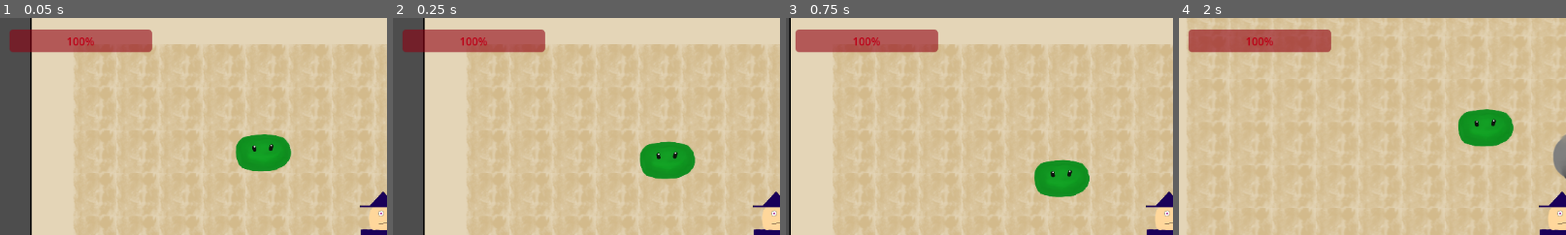
Above: before the commit, frames 1-4 (left to right).
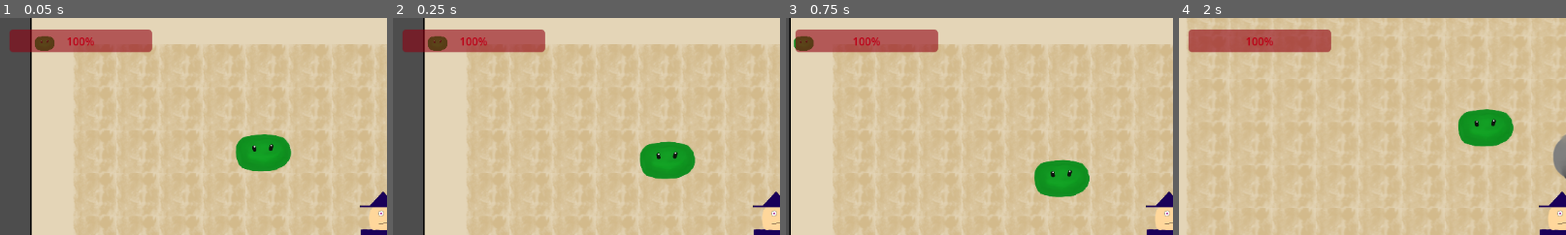
Above: after the commit, the same moments.

Repository: nuaht1/Eksamens-Projekt
Game: Godot game, scene res://node_2d.tscn
The game is run twice, just before and just after one commit, with the same random seed, the same clock (stepped at 60 frames per second) and the same inputs.
Inputs (mouse positions are % of the whole screen's width and height, from its top left):
- Up to frame 1 (0.05 s): no input
- Up to frame 2 (0.25 s): no input
- Up to frame 3 (0.75 s): move the mouse to (72, 45) at 0.52 s; hold Right (ui_right) from 0.53 s (still down); click (72, 45) at 0.67 s
- Up to frame 4 (2 s): move the mouse to (30, 55) at 1.27 s; release Right (ui_right) at 1.28 s; hold Down (ui_down) from 1.28 s (still down)
The pictures show only the part of the screen within x 0-50%, y 0-50%; the shares and areas given below are measured in that part.

The runs differ from the first frame. In frame 1, 0.3% of the frame differs, in the area x 9-15%, y 8-16%; in frame 2, 0.3%; in frame 3, 0.3%, in the area x 2-8%, y 8-16%; in frame 4, nothing differs.

Commit message:
Spell damage

Diff:
--- a/eksamens-projekt/node_2d.tscn
+++ b/eksamens-projekt/node_2d.tscn
@@ -8,6 +8,7 @@
 [ext_resource type="Texture2D" uid="uid://dfyt23v2e64ky" path="res://prototype player.png" id="5_kdubu"]
 [ext_resource type="Texture2D" uid="uid://cqu3203u64df0" path="res://tileset 1/rock.png" id="5_rj586"]
 [ext_resource type="Texture2D" uid="uid://citqkx8fsof4b" path="res://tileset 1/tile 1.png" id="6_rj586"]
+[ext_resource type="PackedScene" uid="uid://6ncabvvqhph8" path="res://water_spell.tscn" id="9_4d7sh"]
 
 [sub_resource type="TileSetAtlasSource" id="TileSetAtlasSource_rj586"]
 texture = ExtResource("1_d21ai")
@@ -127,3 +128,5 @@
 offset_top = 17.0
 offset_right = 226.0
 offset_bottom = 51.0
+
+[node name="WaterSpell" parent="." instance=ExtResource("9_4d7sh")]
--- a/eksamens-projekt/water_spell.tscn
+++ b/eksamens-projekt/water_spell.tscn
@@ -11,11 +11,12 @@
 script = ExtResource("1_b2h18")
 
 [node name="Sprite2D" type="Sprite2D" parent="."]
-position = Vector2(1, 2)
+position = Vector2(-8, -6)
 scale = Vector2(0.164063, 0.164063)
 texture = ExtResource("2_8h5wh")
 
 [node name="CollisionShape2D" type="CollisionShape2D" parent="."]
+position = Vector2(-6, -2)
 shape = SubResource("CapsuleShape2D_i5veo")
 
 [connection signal="body_entered" from="." to="." method="_on_body_entered"]
Not shown: 1 places in eksamens-projekt/node_2d.tscn that only renumber resources
